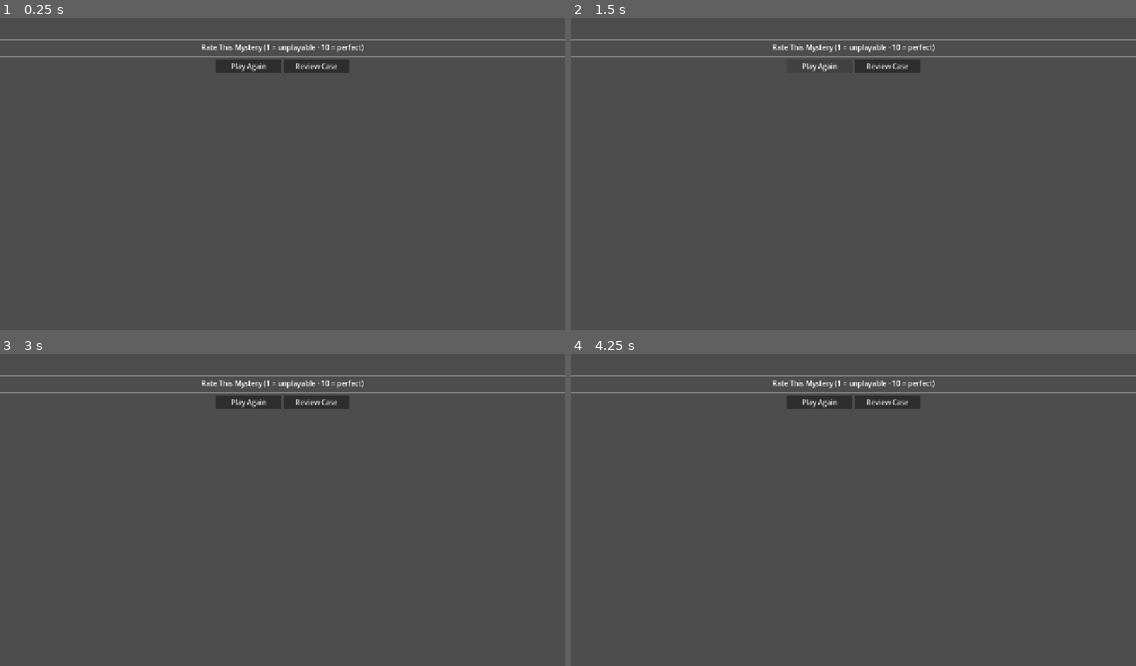
Above: before the commit, frames 1-4 (two rows, left to right).
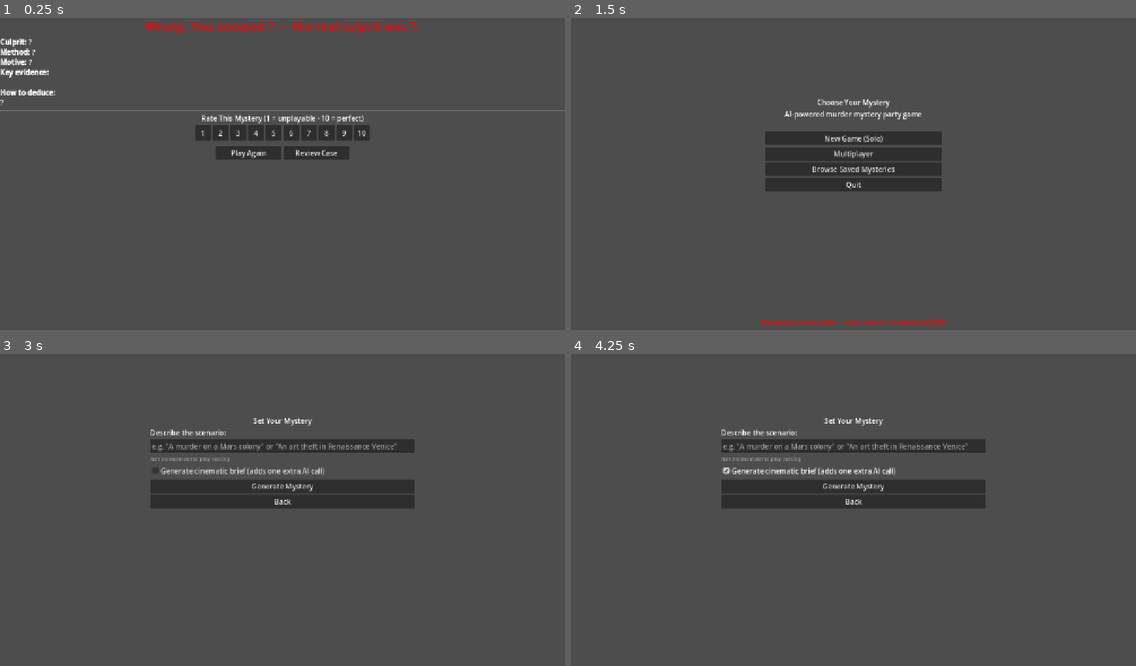
Above: after the commit, the same moments.

Repository: Blutomania/SocialGaming
Game: Godot game, scene res://scenes/ui/ResultScreen.tscn
Two runs of this game, one before a commit and one after it. Both use one fixed random seed, a clock stepped at 60 frames per second and the inputs below. This scene is started directly instead of the project's main scene.
Inputs (mouse positions are in pixels of both pictures, inside the frame that each line leads up to):
- Up to frame 1 (0.25 s): no input
- Up to frame 2 (1.5 s): click "Play Again" at 0.5 s; click (819, 64) at 1.25 s, where only the run before the commit has a clickable "Play Again"
- Up to frame 3 (3 s): click (248, 400) at 2 s, where only the run before the commit has a clickable "Play Again"; click (282, 475) at 2.75 s, where only the run after the commit has a clickable "New Game (Solo)"
- Up to frame 4 (4.25 s): click (853, 469) at 3.5 s, where only the run after the commit has a clickable "Generate cinematic brief (add…"

The runs differ from the first frame. In frame 1, 6.0% of the frame differs, in the area x 0-100%, y 1-46%; in frame 2, 7.5%; in frame 3, 8.2%; in frame 4, 8.3%, in the area x 0-100%, y 6-50%.
Error before the commit: Parse Error: Expected closing ")" after grouping expression. (res://scripts/ui/result_screen.gd:54)

Commit message:
Godot: GDScript has no implicit string concatenation
result_screen.gd:54 failed to parse -- "Expected closing ")" after
grouping expression" -- because the solution breakdown relied on adjacent
string literals joining across lines. Python and C do that; GDScript does
not.

Fatal at parse time, so the script never loaded. The scene's static nodes
still rendered, which is why the result screen came up with the rating
title and both buttons but an empty verdict, an empty solution and no
1-10 rating buttons, and logged no runtime error at all. It reads as a
layout bug and is a syntax error.

Fixed with explicit `+`, and sol_text is now declared `: String` rather
than inferred, so it cannot regress into the Variant-inference error
fixed in e461ef5.

Swept the client for the same pattern and found a second, unreached
instance: share_selection.gd:127, on the multiplayer share path. It would
have failed identically the moment ShareSelection.tscn first loaded.
Fixed in the same pass.

check_godot_wiring.py now flags adjacent string literals across lines in
any .gd. Verified both directions: clean tree passes, removing a single
`+` fails with exit 1.

That is the third defect this walkthrough has found that the checkers
could not see, and the second that a cheap targeted check can now catch.
The pattern holds -- every one has lived where a text-level model of the
project diverges from what the engine actually does.

Co-Authored-By: Claude Opus 5 <noreply@anthropic.com>
Claude-Session: https://claude.ai/code/session_01QeqaUpmMyTuNyc1pR3T1fj

Diff:
--- a/godot/scripts/ui/result_screen.gd
+++ b/godot/scripts/ui/result_screen.gd
@@ -50,12 +50,15 @@
 
 	# Full solution breakdown
 	var key_ev: Array = solution.get("key_evidence", [])
-	var sol_text := (
+	# GDScript has no implicit adjacent-string concatenation -- the `+` are
+	# required, and without them this file fails to PARSE, so the whole script
+	# never loads and every line in it silently does nothing.
+	var sol_text: String = (
 		"[b]Culprit:[/b] %s\n"
-		"[b]Method:[/b] %s\n"
-		"[b]Motive:[/b] %s\n"
-		"[b]Key evidence:[/b] %s\n\n"
-		"[b]How to deduce:[/b]\n%s"
+		+ "[b]Method:[/b] %s\n"
+		+ "[b]Motive:[/b] %s\n"
+		+ "[b]Key evidence:[/b] %s\n\n"
+		+ "[b]How to deduce:[/b]\n%s"
 	) % [
 		solution.get("culprit", "?"),
 		solution.get("method", "?"),
--- a/godot/scripts/ui/share_selection.gd
+++ b/godot/scripts/ui/share_selection.gd
@@ -125,8 +125,8 @@
 		_rebuild_duplicate_highlights()
 		status_label.text = (
 			"%d of your selections were already shared by another player. "
-			"Uncheck the highlighted items and replace them." % dups.size()
-		)
+			+ "Uncheck the highlighted items and replace them."
+		) % dups.size()
 		return
 
 	# Success — advance to next invest_phase and return to interrogation
Not shown, changed: scripts/check_godot_wiring.py
